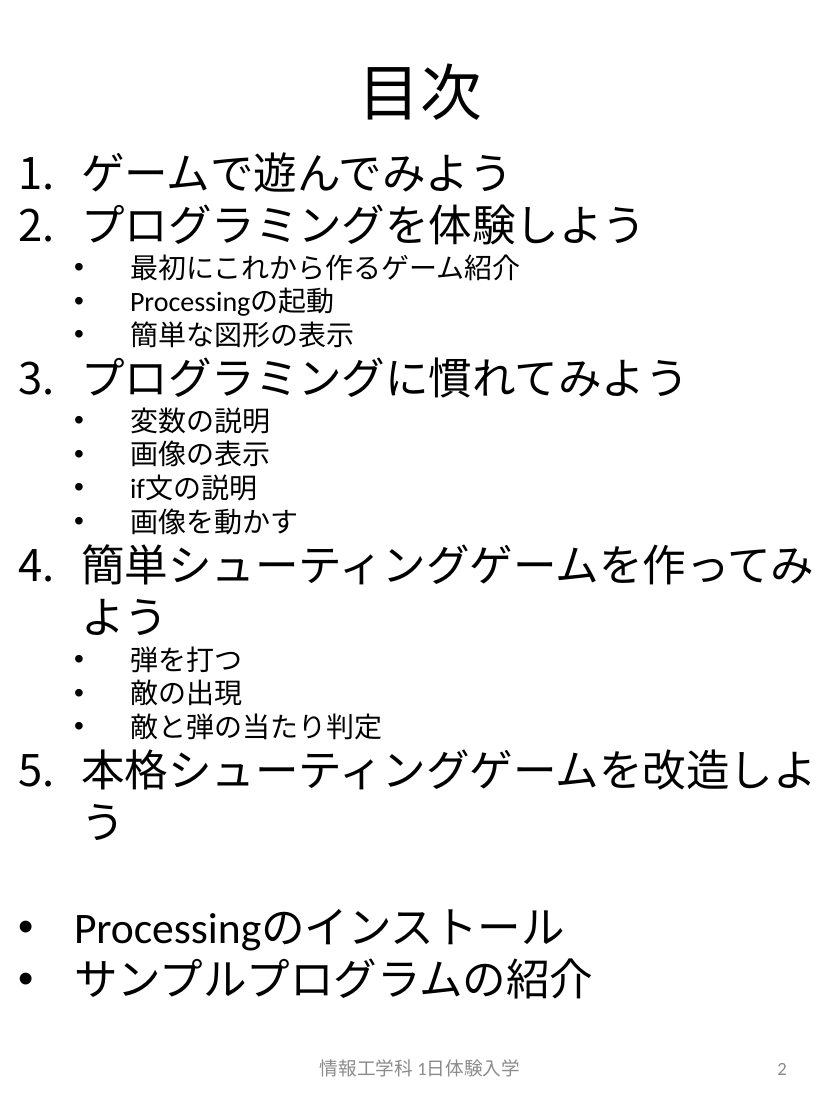
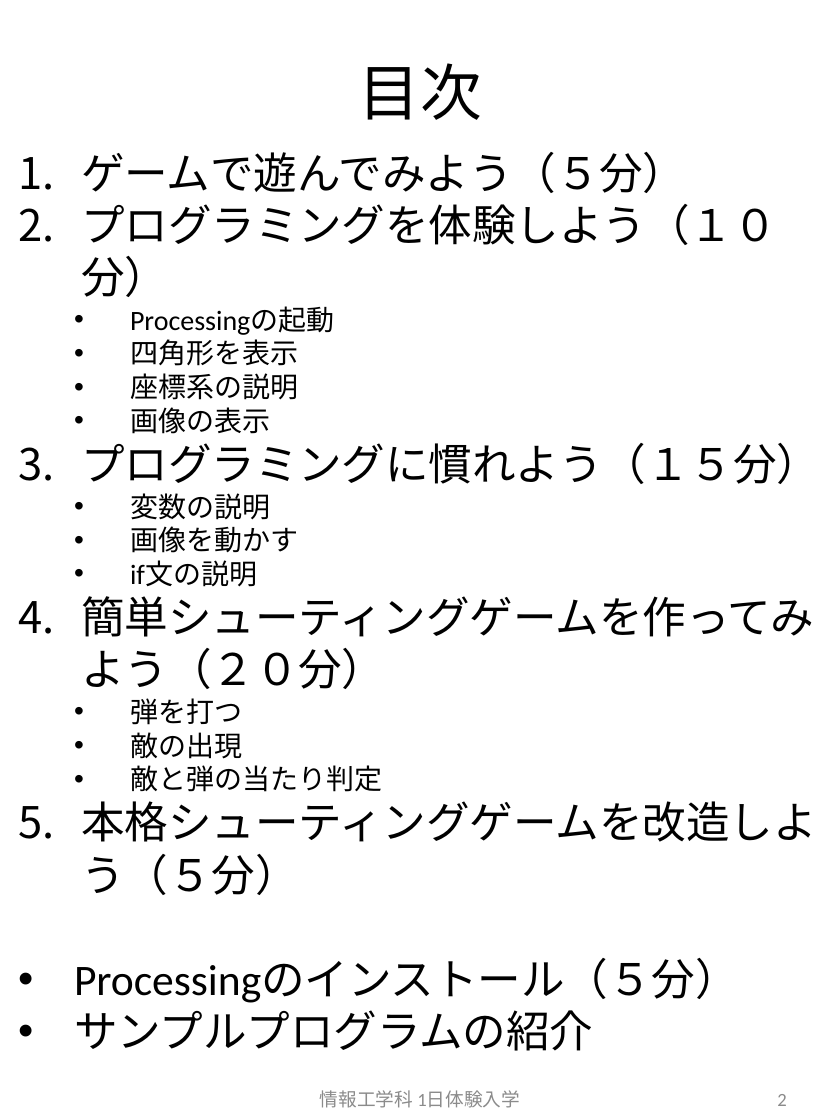
Before and after one commit to crotsu/ShootingGame_Taiken, a slide deck: slide 2 of Document/body.pptx. Drawn at 840x1120 pixels with LibreOffice and Linux fonts; fonts in the diff are those of the drawing. Boxes give left, top, right and bottom in pixels: in the first picture for what was removed or moved away, otherwise in the second. Text is boxed around its words. In the diff, an @@ line names an element or a change of style, - is before the commit and + after.

```diff
--- a/Document/body.pptx
+++ b/Document/body.pptx
@@ text at [81,152,777,245]: text changed @@
-1. ゲームで遊んでみよう
-2. プログラミングを体験しよう
-  • 最初にこれから作るゲーム紹介
+1. ゲームで遊んでみよう（５分）
+2. プログラミングを体験しよう（１０分）
@@ text at [81,339,820,484]: text changed; size 28 to 18 pt @@
-  • 簡単な図形の表示
-3. プログラミングに慣れてみよう
+  • 四角形を表示
+  • 座標系の説明
+  • 画像の表示
+3. プログラミングに慣れよう（１５分）
@@ text at [130,440,270,467]: text changed @@
-  • 画像の表示
+  • 画像を動かす
@@ text at [81,596,814,689]: text changed @@
-  • 画像を動かす
-4. 簡単シューティングゲームを作ってみよう
+4. 簡単シューティングゲームを作ってみよう（２０分）
@@ text at [74,801,817,1003]: text changed @@
-5. 本格シューティングゲームを改造しよう
-• Processingのインストール
+5. 本格シューティングゲームを改造しよう（５分）
+• Processingのインストール（５分）
@@ text "情報工学科 1日体験入学": place and size @@
-text "情報工学科 1日体験入学" at [320,1059,520,1077]
+text "情報工学科 1日体験入学" at [320,1090,520,1108]
@@ page number: place and size @@
-page number at [777,1063,786,1075]
+page number at [777,1094,786,1106]
```
Also in this commit, not shown: 6 other slides changed, 2 slides added, 2 slides removed, 23 other files.
